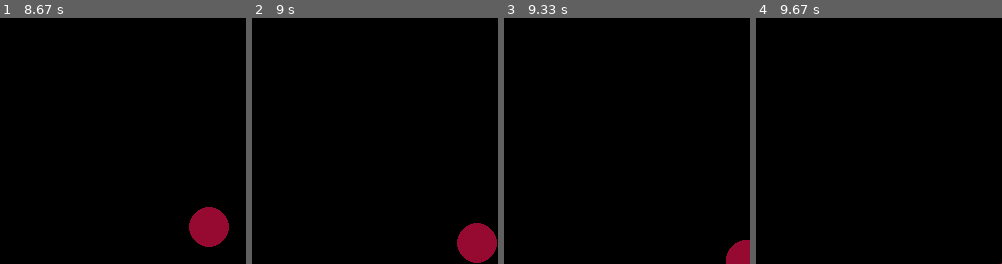
Above: before the commit, frames 1-4 (left to right).
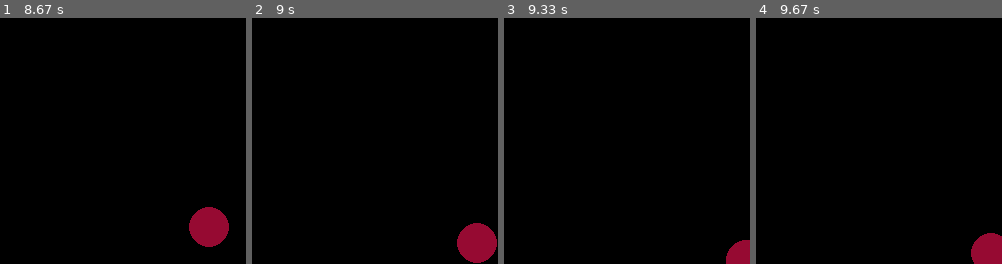
Above: after the commit, the same moments.

Repository: AndreyAD1/mipt_course
Game: pygame game, started from lesson_19_pygame_and_balls/ex_1.py
Same seed, same stepped clock (60 frames per second), same inputs: the game is played once before the commit and once after it.
Inputs:
- Up to frame 1 (8.67 s): no input
- Up to frame 2 (9 s): no input
- Up to frame 3 (9.33 s): no input
- Up to frame 4 (9.67 s): no input
The pictures show only the part of the screen within x 50-100%, y 50-100%; the shares and areas given below are measured in that part.

Frames 1-3 are identical in both runs. In frame 4, 1.4% of the frame differs, in the area x 87-100%, y 87-100%.

Commit message:
add the simple reflection

Diff:
--- a/lesson_19_pygame_and_balls/ex_1.py
+++ b/lesson_19_pygame_and_balls/ex_1.py
@@ -23,6 +23,11 @@
     x += vx * dt
     y += vy * dt
 
+    border_reached = any([x < 0, x > width, y < 0, y > height])
+    if border_reached:
+        vx = -vx
+        vy = -vy
+
     screen.fill((0, 0, 0))
     pygame.draw.circle(screen, (150, 10, 50), (int(x), int(y)), 20)
 
